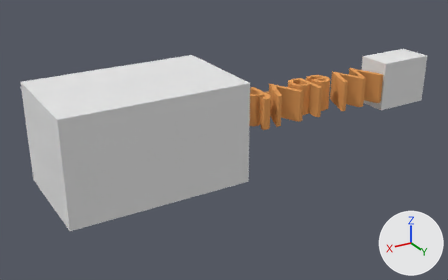
An edit to the Blender file demo/examples/logo-transition.blend, drawn before and after from the same camera.
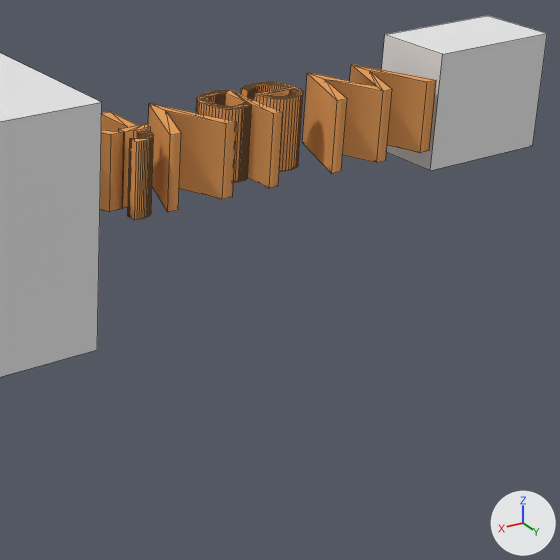
Each version appears first whole from a 50 mm lens placed at (9.0, 9.09, 4.05), pointed at (3.63, 0.15, -0.43), and next in a close-up on the part from 47% to 97% of the width and 15% to 95% of the height. Every picture has the same lights, and +X, +Y and +Z are marked at lower right. The close-ups show mesh edges as thin lines.

The first close-up shows 'SourceCube', 'TargetCube', 'Text'.
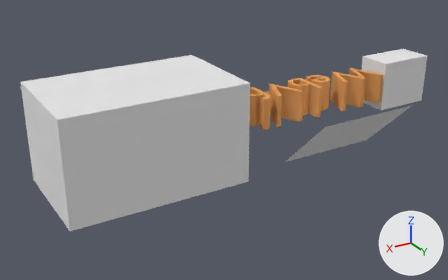
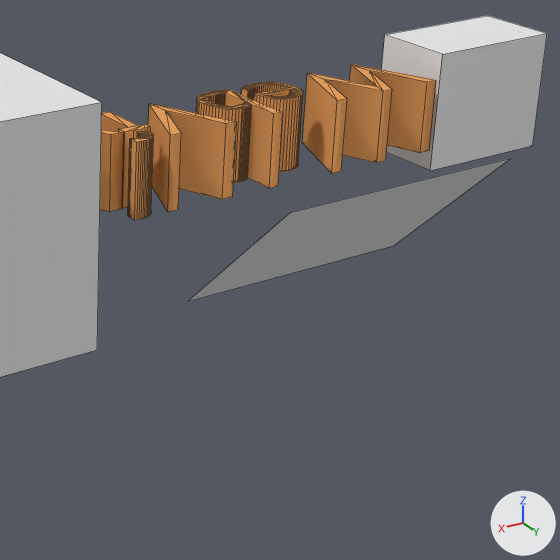
What differs and where, as boxes (x1, y1, x2, y2) in the close-ups (560 x 560 px):
'TextQuad', added: after (189, 158, 510, 301)

Diff of the bpy script that builds the scene:
```diff
--- a/demo/examples/logo-transition.blend.py
+++ b/demo/examples/logo-transition.blend.py
@@ me_textquad @@
+me_textquad.from_pydata([(1.0, 1.0, 0.0), (1.0, -1.0, 0.0), (-1.0, -1.0, 0.0), (-1.0, 1.0, 0.0)], [], [(0, 3, 2, 1)])
+me_textquad.materials.append(mat_cube)  # white #e7e7e7
@@ ob_textquad @@
+ob_textquad = bpy.data.objects.new('TextQuad', me_textquad)
+ob_textquad.location = (1.754, 1.359, -0.282)
+ob_textquad.rotation_euler = (0.789, 0.0, 0.0)  # degrees (45, 0, 0)
+ob_textquad.scale = (1.0, 0.75, 1.0)
```
